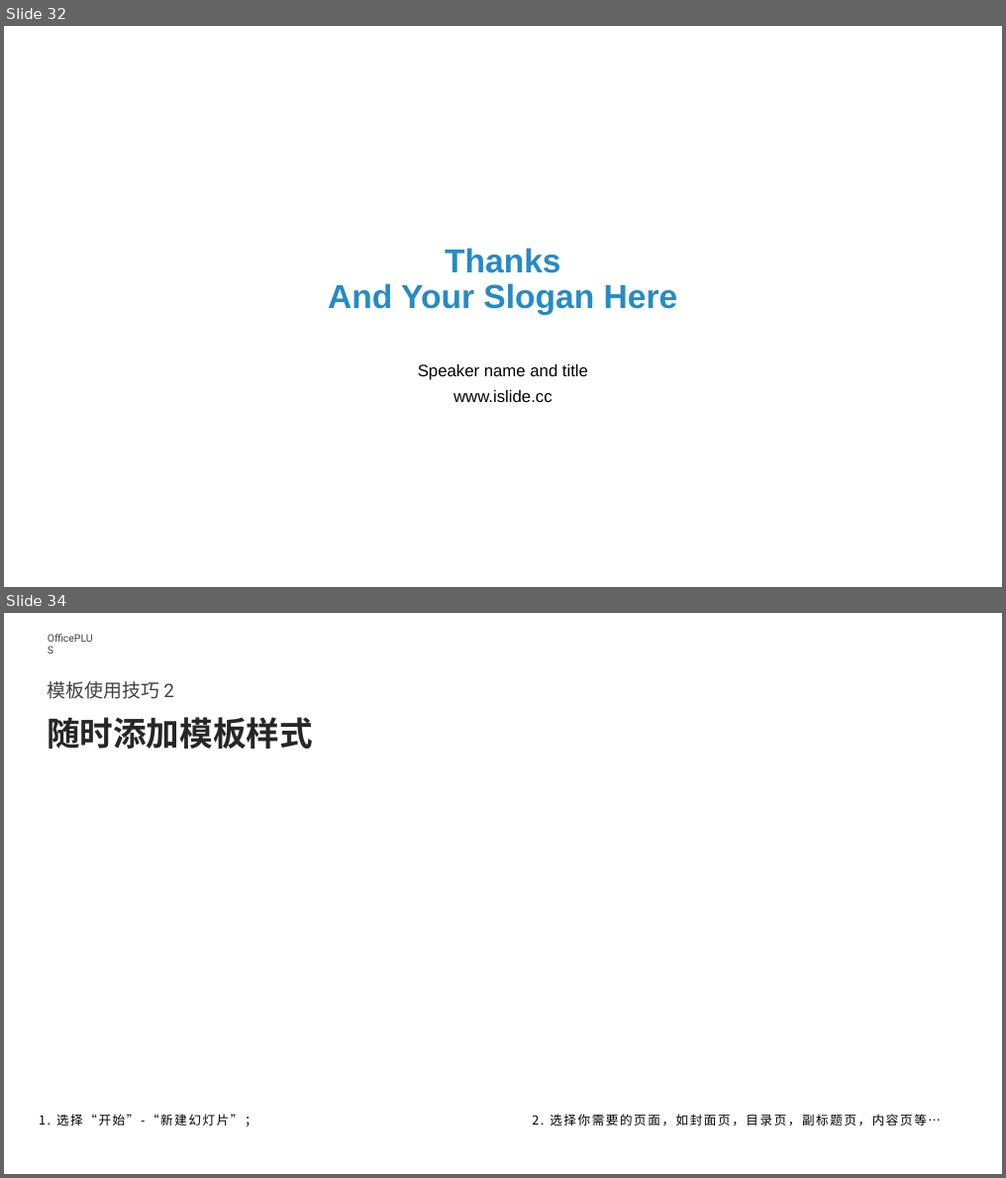
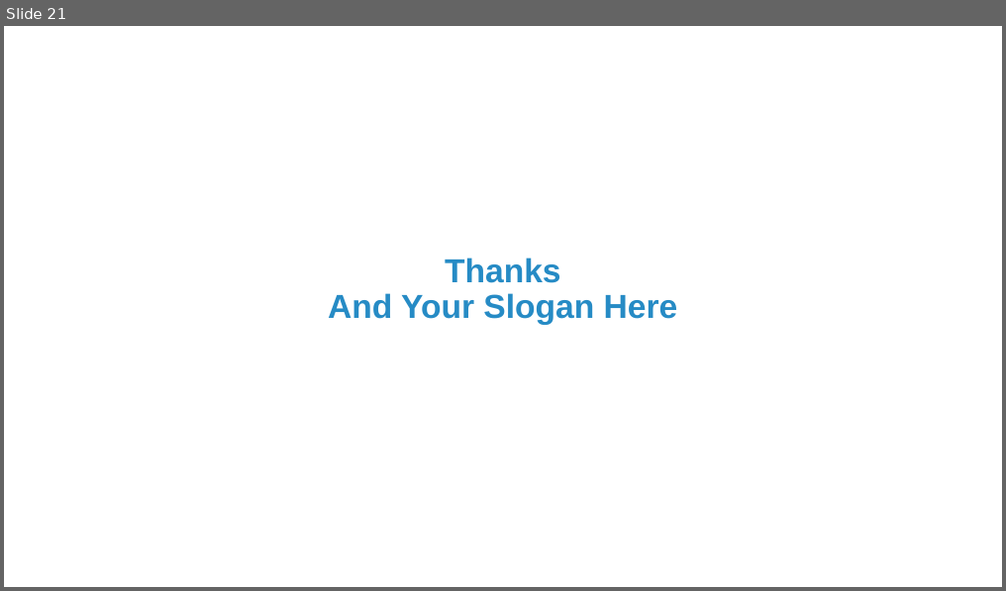
Before and after one commit to tenda-cn/Database_group, a slide deck: ppt模版选择1/3.pptx. Shown one above the other, each under a label of ours: slides 32 and 34 before the commit, slide 21 after it; the slides between them are not shown. The pictures are 1006x1178 and 1006x591 pixels, drawn with LibreOffice and Linux fonts; fonts in the diff are those of the drawing; background and template pictures are left out. Boxes give left, top, right and bottom in pixels: in the first picture for what was removed or moved away, otherwise in the second. Text is boxed around its words. In the diff, an @@ line names an element or a change of style, - is before the commit and + after.

```diff
--- a/ppt模版选择1/3.pptx
+++ b/ppt模版选择1/3.pptx
@@ slide 34 removed at box(4, 613, 1002, 1174), background #FFFFFF @@
@@ text removed at box(40, 628, 104, 649) @@
-OfficePLUS
@@ text removed at box(48, 681, 174, 699) @@
-模板使用技巧 2
@@ text removed at box(47, 717, 313, 749) @@
-随时添加模板样式
@@ text removed at box(39, 1114, 257, 1127) @@
-1. 选择“开始”-“新建幻灯片”；
@@ text removed at box(532, 1114, 941, 1126) @@
-2. 选择你需要的页面，如封面页，目录页，副标题页，内容页等…
@@ what was slide 32 is now slide 21 @@
@@ slide 21 changed as well @@
@@ title "Thanks And Your Slogan Here": place and size @@
-title "Thanks And Your Slogan Here" at box(328, 248, 678, 315)
+title "Thanks And Your Slogan Here" at box(328, 258, 678, 325)
@@ text removed at box(418, 365, 588, 380) @@
-Speaker name and title
@@ text removed at box(453, 390, 552, 402) @@
-www.islide.cc
```
Also in this commit, not shown: 20 slides added, 36 other slides removed, 1 other file.
